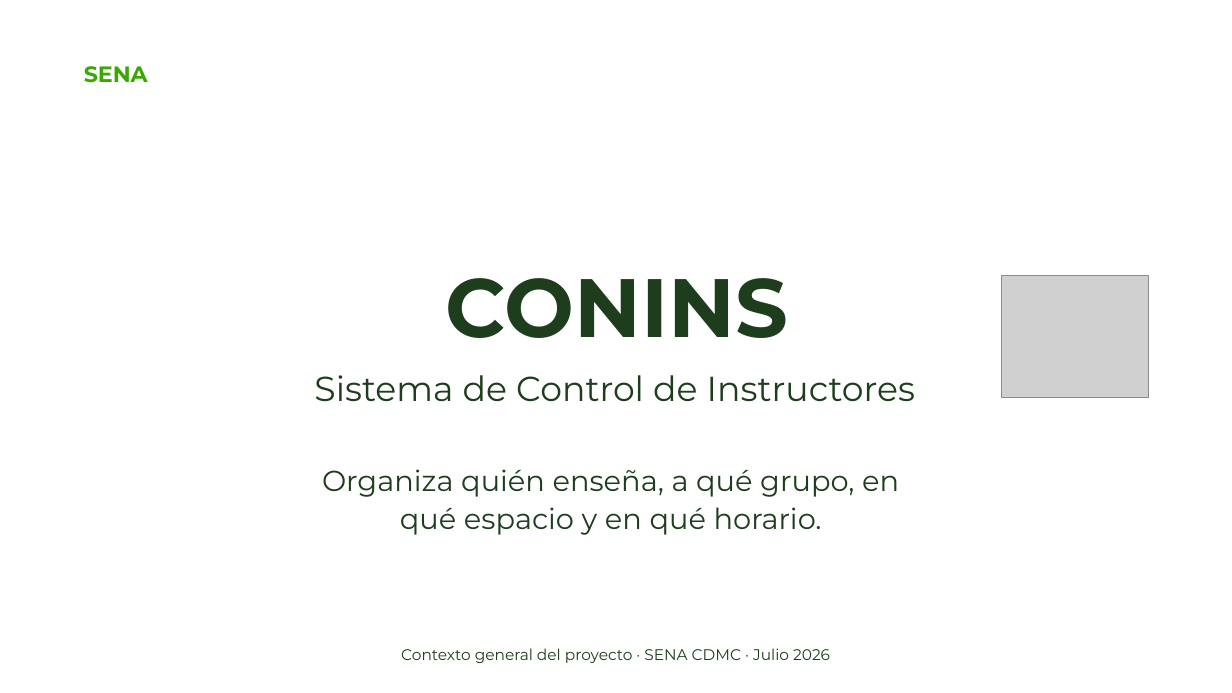
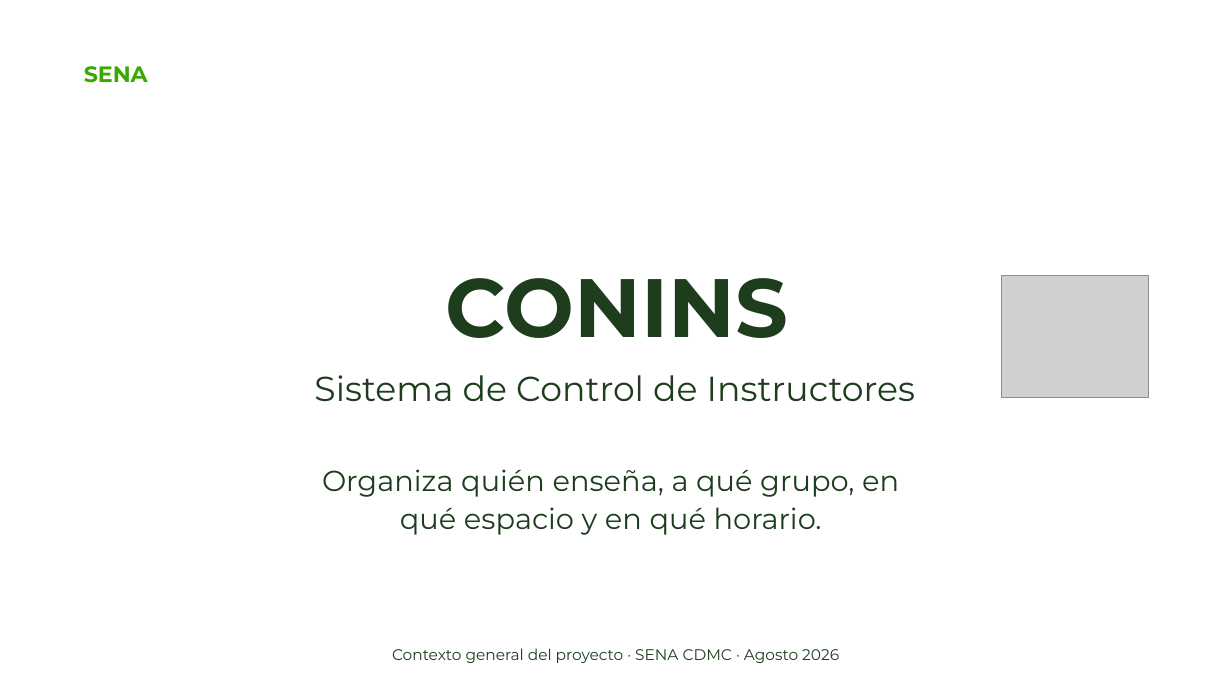
Before and after one commit to DarkerJB/CONINS_PROJECT_Control_Instructores_SENA, a slide deck: slide 1 of docs/ConIns_ERS_Y_Relevantes/CONINS - Contexto general del proyecto.pptx. Drawn at 1232x693 pixels with LibreOffice and Linux fonts; fonts in the diff are those of the drawing; grey boxes stand for pictures; background and template pictures are left out. Boxes give left, top, right and bottom in pixels: in the first picture for what was removed or moved away, otherwise in the second. Text is boxed around its words. In the diff, an @@ line names an element or a change of style, - is before the commit and + after.

```diff
--- a/docs/ConIns_ERS_Y_Relevantes/CONINS - Contexto general del proyecto.pptx
+++ b/docs/ConIns_ERS_Y_Relevantes/CONINS - Contexto general del proyecto.pptx
@@ text at (392, 648, 839, 663): text changed @@
-Contexto general del proyecto · SENA CDMC · Julio 2026
+Contexto general del proyecto · SENA CDMC · Agosto 2026
```
Also in this commit, not shown: 3 other slides changed, 1 slide added, 34 other files.
